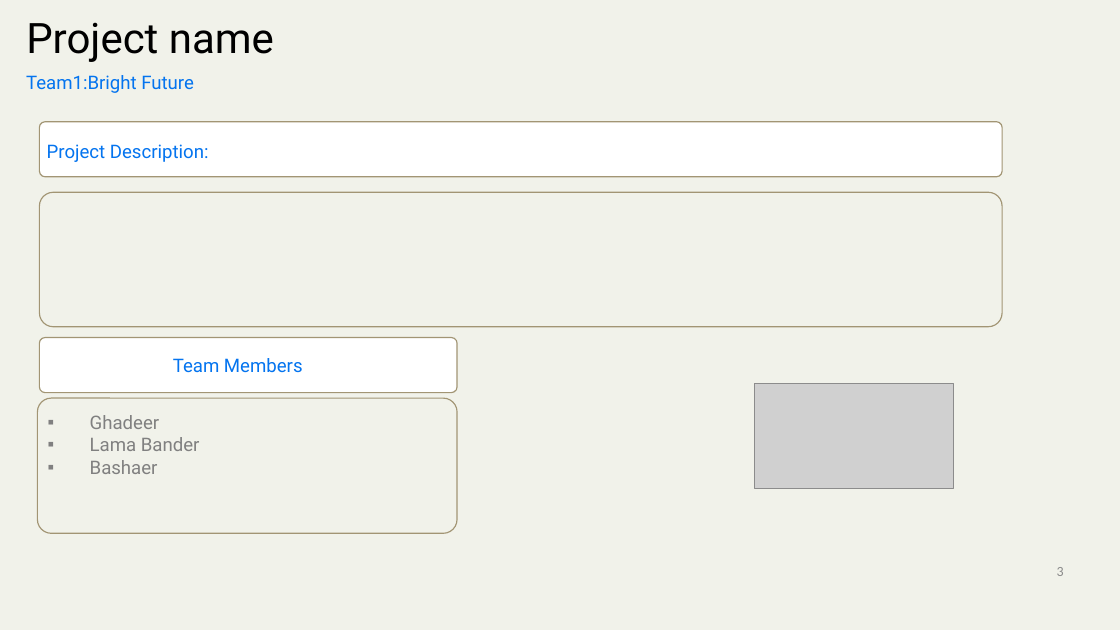
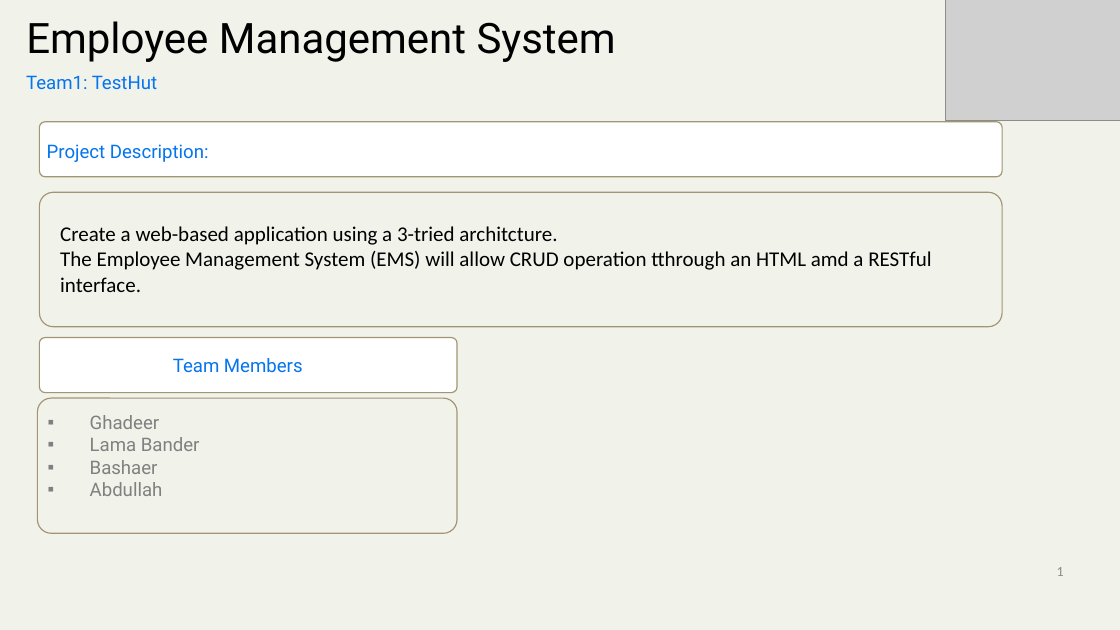
Before and after one commit to mickknutson/SITE_BOOTCAMP_QA, a slide deck: slide 1 of StudentWork/Besh/SITE Report Bashaer.pptx (slide 3 before the commit). Drawn at 1120x630 pixels with LibreOffice and Linux fonts; fonts in the diff are those of the drawing; grey boxes stand for pictures; background and template pictures are left out. Boxes give left, top, right and bottom in pixels: in the first picture for what was removed or moved away, otherwise in the second. Text is boxed around its words. In the diff, an @@ line names an element or a change of style, - is before the commit and + after.

```diff
--- a/StudentWork/Besh/SITE Report Bashaer.pptx
+++ b/StudentWork/Besh/SITE Report Bashaer.pptx
@@ title at [26,21,616,62]: text changed @@
-Project name
+Employee Management System
@@ picture added at [945,0,1120,120] @@
@@ text at [26,75,157,89]: text changed @@
-Team1:Bright Future
+Team1: TestHut
@@ text added at [60,226,931,292], 18 pt, text #000000 @@
+Create a web-based application using a 3-tried architcture.
+The Employee Management System (EMS) will allow CRUD operation tthrough an HTML amd a RESTful interface.
@@ picture removed at [755,383,953,488] @@
@@ text at [90,482,163,496]: paragraph added @@
+▪ Abdullah
@@ page number at [1057,567,1064,576]: text changed @@
-3
+1
```
Also in this commit, not shown: 3 other slides changed, 2 slides added, 3 slides removed, 2 other files.
